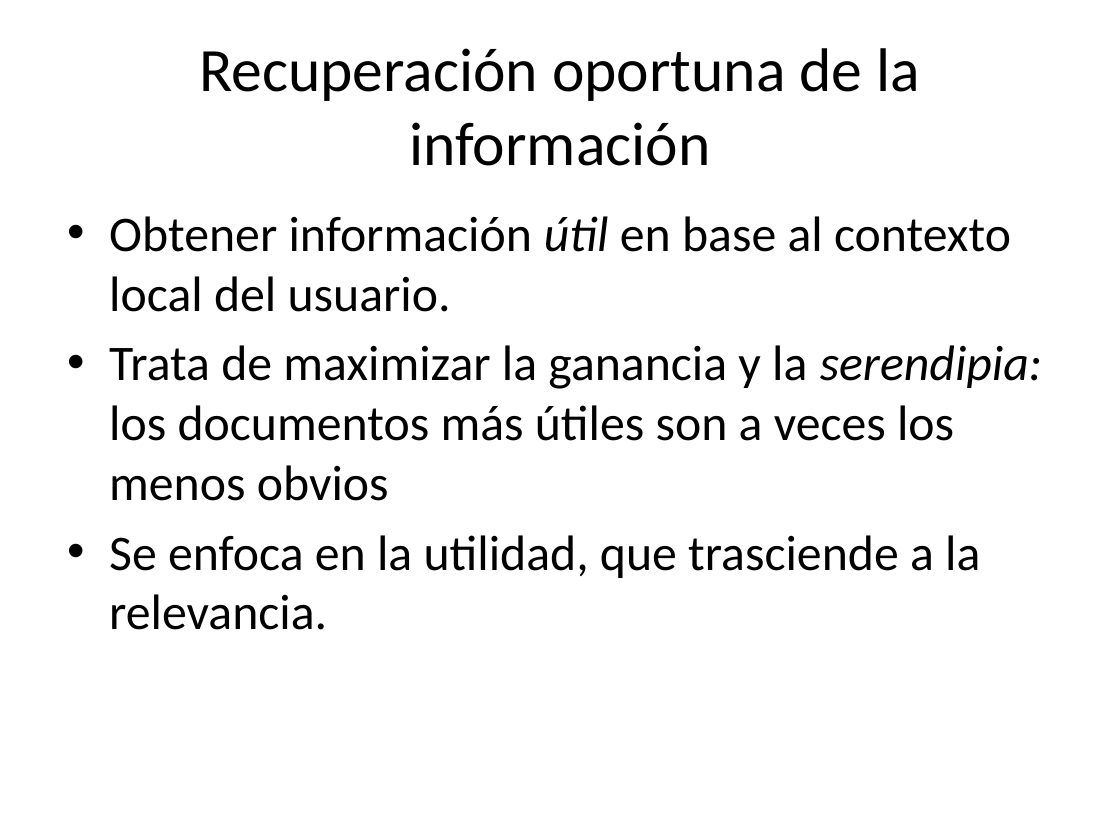
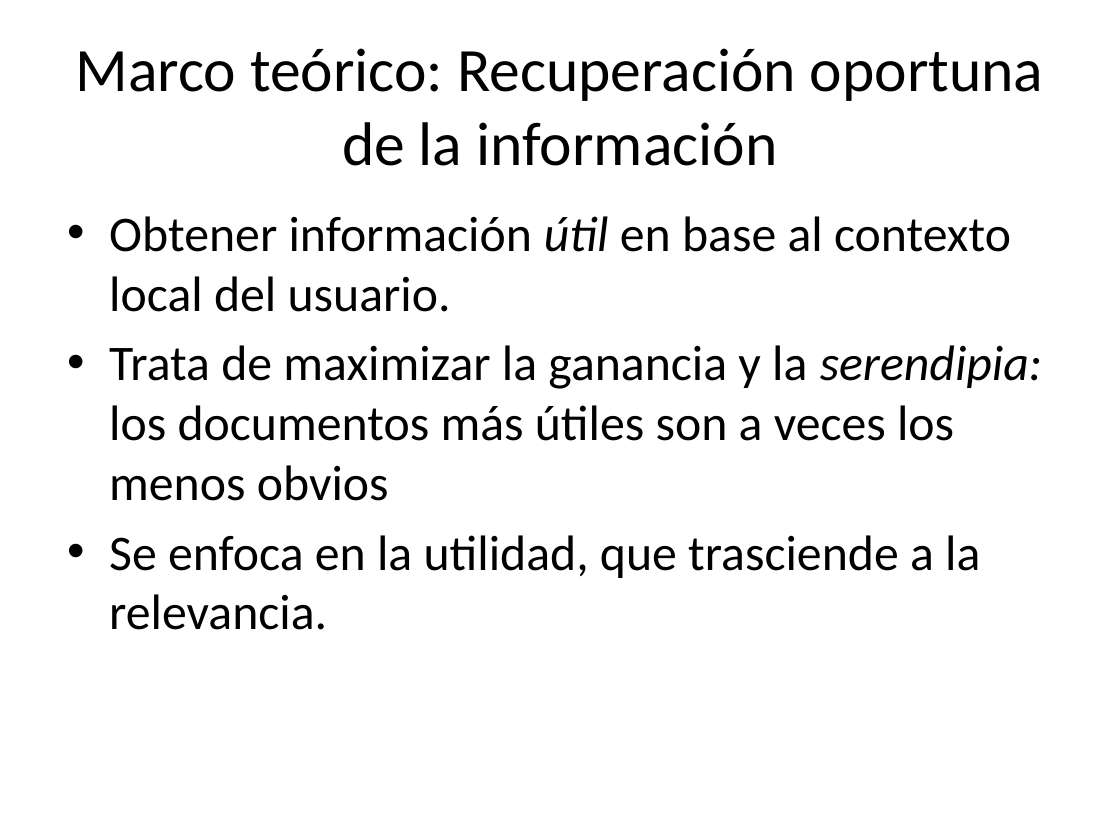
Before and after one commit to lfborjas/Lebrixen, a slide deck: slide 7 of Expo.pptx (slide 4 before the commit). Drawn at 1120x840 pixels with LibreOffice and Linux fonts; fonts in the diff are those of the drawing. Boxes give left, top, right and bottom in pixels: in the first picture for what was removed or moved away, otherwise in the second. Text is boxed around its words. In the diff, an @@ line names an element or a change of style, - is before the commit and + after.

```diff
--- a/Expo.pptx
+++ b/Expo.pptx
@@ title at <box>76,48,1043,166</box>: text changed @@
-Recuperación oportuna de la información
+Marco teórico: Recuperación oportuna de la información
```
Also in this commit, not shown: 4 other slides changed, 11 slides added, 2 slides removed.
